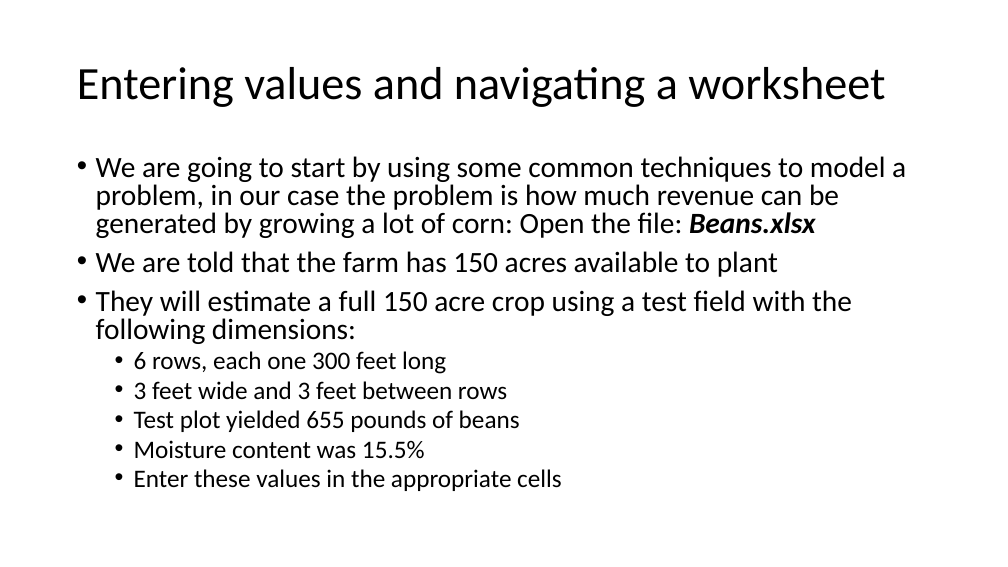
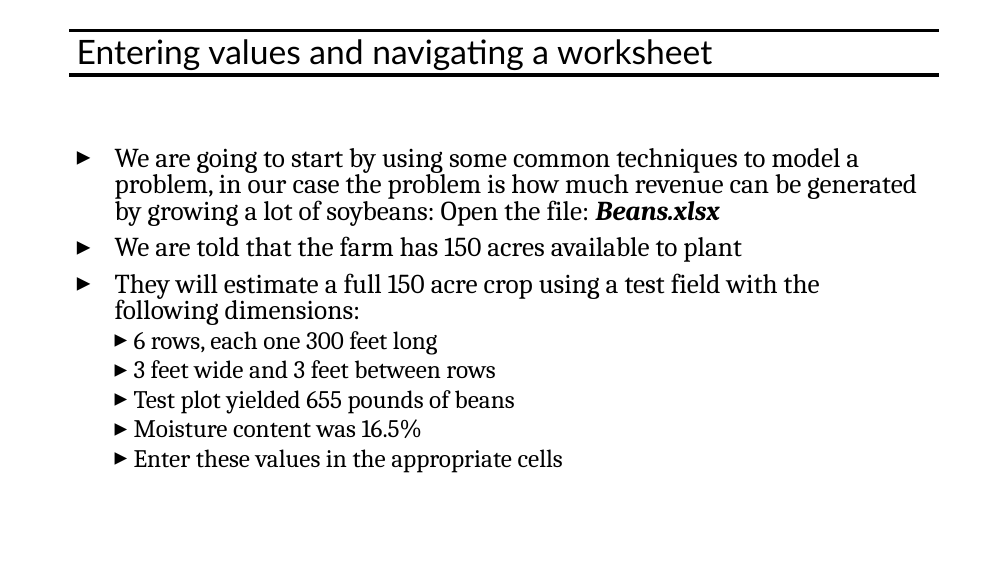
Before and after one commit to mjmacarty/excel-at-excel, a slide deck: slide 6 of Excel-at-Excel.pptx. Drawn at 1008x567 pixels with LibreOffice and Linux fonts; fonts in the diff are those of the drawing. Boxes give left, top, right and bottom in pixels: in the first picture for what was removed or moved away, otherwise in the second. Text is boxed around its words. In the diff, an @@ line names an element or a change of style, - is before the commit and + after.

Commit message:
revised slides

```diff
--- a/Excel-at-Excel.pptx
+++ b/Excel-at-Excel.pptx
@@ title "Entering values and navigating a ..." at [77, 39, 712, 70]: size 44 to 32 pt, font Calibri to Lato; vertical alignment middle to top @@
@@ line added from (70, 30) to (939, 30), #000000 3 pt @@
@@ line added from (70, 75) to (939, 75), #000000 3 pt @@
@@ text "We are going to start ...": place and size @@
-text "We are going to start ..." at [96, 156, 906, 491]
+text "We are going to start ..." at [115, 148, 917, 473]
@@ text at [115, 148, 917, 225]: text changed; size 28 to 26 pt; font Calibri to Cambria @@
-• We are going to start by using some common techniques to model a problem, in our case the problem is how much revenue can be generated by growing a lot of corn: Open the file: Beans.xlsx
+▸ We are going to start by using some common techniques to model a problem, in our case the problem is how much revenue can be generated by growing a lot of soybeans: Open the file: Beans.xlsx
@@ text at [115, 236, 820, 473]: size 28 to 26 pt in "We are told that the farm has ...", "They will estimate a full 150 acre ..."; font Calibri to Cambria in "We are told that the farm has ...", "They will estimate a full 150 acre ...", "6 rows, each one 300 feet long", "3 feet wide and 3 feet between ..." and 2 more places; bullet • to ▸ @@
@@ text at [134, 419, 423, 438]: text changed; font Calibri to Cambria @@
-  • Moisture content was 15.5%
+  ▸ Moisture content was 16.5%
```
Also in this commit, not shown: 39 other slides changed, 1 slide added.
